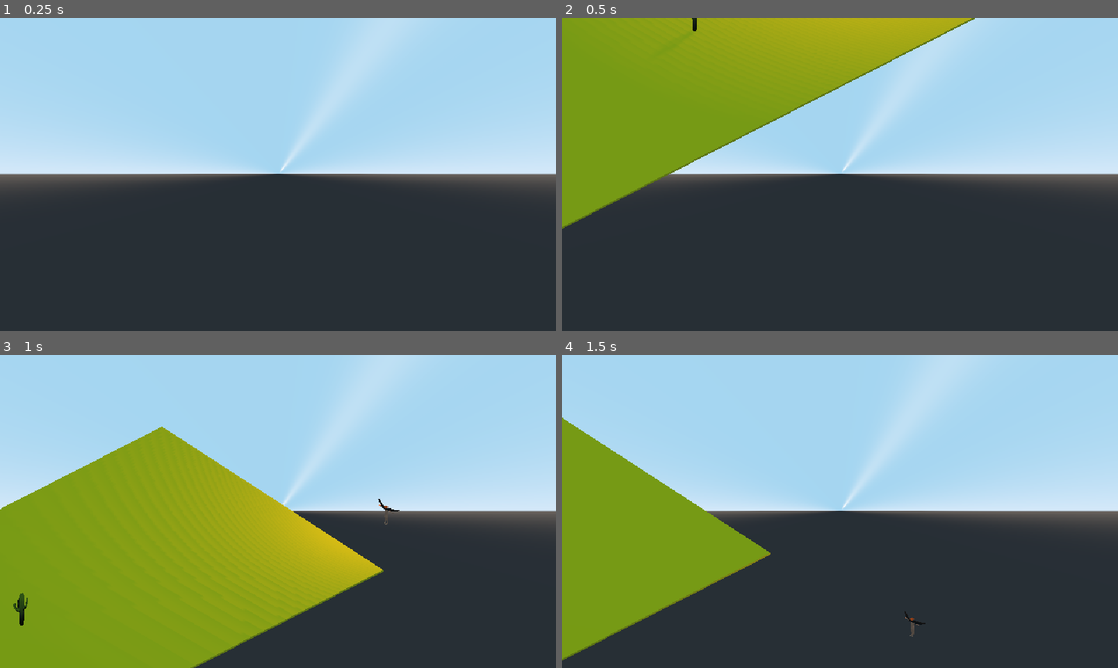
Above: before the commit, frames 1-4 (two rows, left to right).
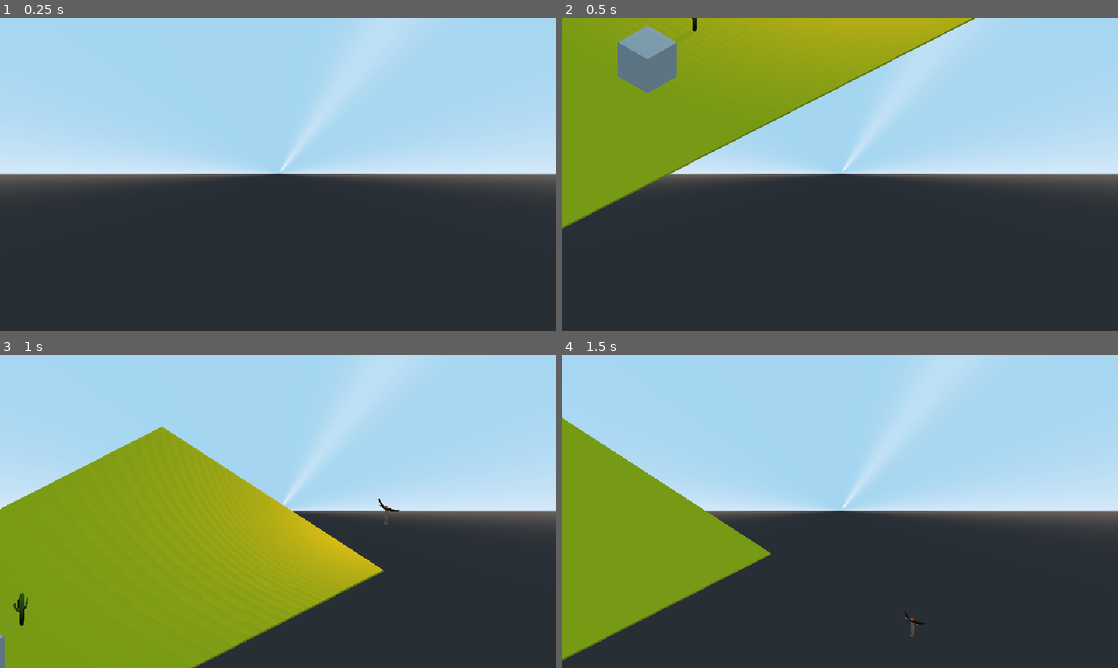
Above: after the commit, the same moments.

Repository: Wharfiggle/GRAZER
Game: Godot game, scene res://bullet2.tscn
Two runs of this game, one before a commit and one after it. Both use one fixed random seed, a clock stepped at 60 frames per second and the inputs below. This scene is started directly instead of the project's main scene.
Inputs:
- Up to frame 1 (0.25 s): no input
- Up to frame 2 (0.5 s): no input
- Up to frame 3 (1 s): hold Right (ui_right) from 0.53 s (still down); hold Shift (dodge) from 0.53 s (still down); tap Space (jump) at 0.77 s
- Up to frame 4 (1.5 s): release Right (ui_right) at 1.28 s; release Shift (dodge) at 1.28 s; hold Down (ui_down) from 1.28 s (still down); tap O (cowParty) at 1.35 s

Frame 1 is identical in both runs. In frame 2, 1.7% of the frame differs, in the area x 10-21%, y 2-24%; in frame 3, less than 0.1%; in frame 4, nothing differs.
Error before the commit: Attempt to call function 'add_child' in base 'null instance' on a null instance. (res://Scripts/Ball.gd:29)
Error after the commit: Parse Error: Indented block expected after declaration of "knockback" function. (res://Scripts/knockback.gd:19)

Commit message:
knockback

Diff:
--- a/Grazer/Scripts/Ball.gd
+++ b/Grazer/Scripts/Ball.gd
@@ -3,6 +3,8 @@
 # Declare member variables here. Examples:
 #export (PackedScene) var Bullet
 var Bullet = preload("res://Prefabs/bullet.tscn")
+
+onready var hitBox = $knockbox
 
 #export (PackedScene) var Smoke = null
 
@@ -70,6 +72,8 @@
 
 	if(Input.is_action_pressed("dodge")):
 		Dodge = toAdd.normalized() * DODGESPEED
+		knock()
+
 	else:
 		Dodge = Vector3(0, 0, 0)
 
@@ -97,3 +101,11 @@
 func _emit_smoke(bullet):
 	var newSmoke = Smoke.instance()
 	bullet.add_child(newSmoke)
+
+
+func knock():
+	var enemies = hitBox.get_overlapping_bodies()
+
+	for enemy in enemies:
+		if enemy.has_method("knockback"):
+			enemy.knockback()
--- a/Grazer/Scripts/knockback.gd
+++ b/Grazer/Scripts/knockback.gd
@@ -1,5 +1,5 @@
-extends MeshInstance
-
+extends KinematicBody
+ ##This needs to be added to an enemy
 
 # Declare member variables here. Examples:
 # var a = 2
@@ -10,6 +10,8 @@
 func _ready():
 	pass # Replace with function body.
 
+func knockback():
+
 
 # Called every frame. 'delta' is the elapsed time since the previous frame.
 #func _process(delta):
--- a/Grazer/bullet2.tscn
+++ b/Grazer/bullet2.tscn
@@ -1,8 +1,17 @@
-[gd_scene load_steps=4 format=2]
+[gd_scene load_steps=9 format=2]
 
+[ext_resource path="res://Scripts/knockback.gd" type="Script" id=1]
 [ext_resource path="res://Prefabs/Ball.tscn" type="PackedScene" id=2]
 [ext_resource path="res://Assets/FloorTiles/basicFloorTile.tscn" type="PackedScene" id=3]
 [ext_resource path="res://Prefabs/Camera.tscn" type="PackedScene" id=4]
+
+[sub_resource type="SphereShape" id=1]
+
+[sub_resource type="CubeMesh" id=2]
+
+[sub_resource type="Skin" id=3]
+
+[sub_resource type="BoxShape" id=4]
 
 [node name="bullet" type="Spatial"]
 
@@ -24,6 +33,13 @@
 [node name="smokeSpawn" type="Spatial" parent="Ball"]
 transform = Transform( 1, -2.33058e-12, 0, 1.08969e-10, 1, -8.73115e-10, 0, 0, 1, 0.00101471, 4.1227, 0.260017 )
 
+[node name="knockbox" type="Area" parent="Ball"]
+transform = Transform( 6, -2.18279e-10, 0, 1.59162e-10, 6, 0, 0, 1.86265e-09, 6, 8.39233e-05, 1.03004, -0.000831604 )
+
+[node name="CollisionShape" type="CollisionShape" parent="Ball/knockbox"]
+transform = Transform( 0.25, 0, 0, 0, 0.25, 0, 0, 0, 0.25, 0, 0, 0 )
+shape = SubResource( 1 )
+
 [node name="Camera" parent="." instance=ExtResource( 4 )]
 targetNodePath = NodePath("../Ball")
 
@@ -35,3 +51,14 @@
 
 [node name="spawn" type="Spatial" parent="."]
 transform = Transform( 1, 0, 0, 0, 1, 0, 0, 0, 1, -22.8271, 102.047, -32.0673 )
+
+[node name="enemycube" type="KinematicBody" parent="."]
+transform = Transform( 1, 0, 0, 0, 1, 0, 0, 0, 1, -20.8408, 91.3767, -15.1301 )
+script = ExtResource( 1 )
+
+[node name="MeshInstance" type="MeshInstance" parent="enemycube"]
+mesh = SubResource( 2 )
+skin = SubResource( 3 )
+
+[node name="CollisionShape" type="CollisionShape" parent="enemycube"]
+shape = SubResource( 4 )
